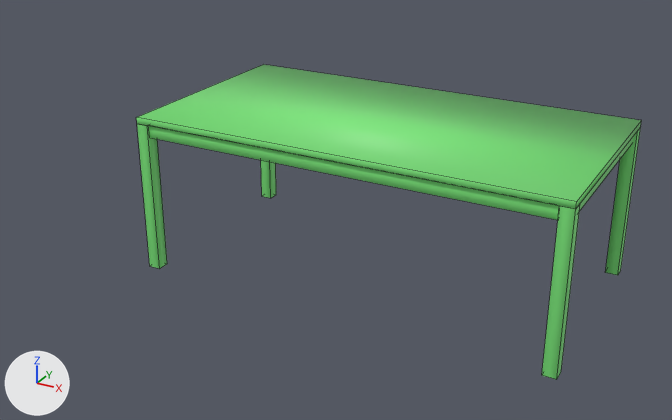
The FBX model zUMHbies_unity/Assets/Models/SimpleTable/SimpleTable.fbx: old version first, new version second.
Camera for both pictures: a camera (50 mm lens) standing at (0.0172, -0.0361, 0.0133) and looking at (-0.0031, 0.0008, -0.0051). Lighting does not change. The marker at lower left points along +X, +Y and +Z. Mesh edges are drawn as thin lines. Where no turn or scale is listed for an object, it has been applied to the vertices.

Objects in the first picture: 'Flat', 'Leg', 'Seal1', 'Seal2'.
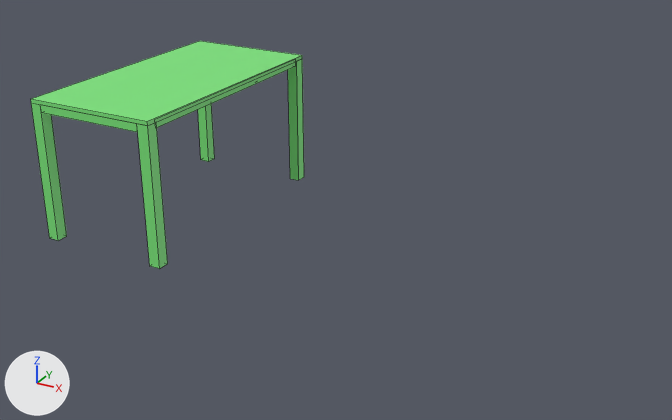
The newer file is also rescaled (x1.472), turned or shifted as a whole; pictures and numbers use the older file's frame.

Location of each change, [x1, y1, x2, y2] in pixels of the pictures (672 x 420 px):
'Flat', deleted (green)
    before: [136, 64, 642, 209]
'Top', added (green)
    after: [31, 41, 302, 132]
'Leg', reshaped
    before: [137, 124, 641, 380]
    after: [137, 122, 168, 269]
'Seal1', deleted (green)
    before: [149, 126, 559, 220]
'Leg4', added (green)
    after: [31, 103, 67, 240]
'Leg3', added (green)
    after: [288, 59, 304, 180]
'Leg2', added (green)
    after: [198, 104, 215, 162]
'Seal2', deleted
    before: [580, 137, 633, 210]
part 1 of me_leg, deleted (green)
    before: [542, 205, 580, 380]
part 2 of me_leg, deleted (green)
    before: [261, 160, 276, 198]
part 3 of me_leg, deleted (green)
    before: [605, 127, 641, 275]

Patch to the scene script:
```diff
--- a/zUMHbies_unity/Assets/Models/SimpleTable/SimpleTable.fbx.py
+++ b/zUMHbies_unity/Assets/Models/SimpleTable/SimpleTable.fbx.py
@@ me_leg @@
 me_leg.from_pydata(...)  # 32 vertices, 24 faces; spans x -0.0003..0.0197, y -0.0003..0.0102, z -0.0036..0.0036
 # used by ob_leg; location = (-0.0097, -0.00495, -0.0036)
+# me_leg part 1: the loose piece of 8 vertices spanning x 0.0191..0.0197, y -0.0003..0.0003, z -0.0036..0.0036 is deleted
+# me_leg part 2: the loose piece of 8 vertices spanning x -0.0003..0.0003, y 0.0096..0.0102, z -0.0036..0.0036 is deleted
+# me_leg part 3: the loose piece of 8 vertices spanning x 0.0191..0.0197, y 0.0096..0.0102, z -0.0036..0.0036 is deleted
 me_leg.materials.append(mat_wood)
@@ me_leg3 @@
+me_leg3.from_pydata(...)  # a box spanning x 0.0029..0.00352, y 0.00629..0.0069, z -0.00715..0.00005
+me_leg3.materials.append(mat_wood)  # green #7ce77b
@@ me_leg4 @@
+me_leg4.from_pydata(...)  # a box spanning x -0.00362..-0.00301, y -0.00669..-0.00608, z -0.00715..0.00005
+me_leg4.materials.append(mat_wood)  # green #7ce77b
@@ me_leg2 @@
+me_leg2.from_pydata(...)  # a box spanning x -0.00362..-0.00301, y 0.00629..0.0069, z -0.00715..0.00005
+me_leg2.materials.append(mat_wood)  # green #7ce77b
@@ me_top @@
+me_top.from_pydata(...)  # a box spanning x -0.00357..0.00357, y -0.00679..0.00679, z -0.0001..0.0001; a box spanning x -0.00295..0.00295, y -0.00679..-0.00659, z -0.00051..-0.0001; a box spanning x -0.00295..0.00295, y 0.00638..0.00659, z -0.00051..-0.0001; a box spanning x 0.00329..0.0035, y -0.00618..0.00618, z -0.00042..-0.00001; a box spanning x -0.0035..-0.00329, y -0.00618..0.00618, z -0.00042..-0.00001
+me_top.materials.append(mat_wood)  # green #7ce77b
@@ ob_seal1 @@
-ob_seal1 = bpy.data.objects.new('Seal1', me_seal1)
-ob_seal1.location = (0.0, 0.005, -0.0003)
@@ ob_flat @@
-ob_flat = bpy.data.objects.new('Flat', me_flat)
-ob_flat.location = (0.0, 0.0, 0.0)
@@ ob_seal2 @@
-ob_seal2 = bpy.data.objects.new('Seal2', me_seal2)
-ob_seal2.location = (0.0097, 0.0, -0.0003)
@@ ob_leg3 @@
+ob_leg3 = bpy.data.objects.new('Leg3', me_leg3)
+ob_leg3.location = (-0.0129, 0.00144, -0.00005)
@@ ob_leg4 @@
+ob_leg4 = bpy.data.objects.new('Leg4', me_leg4)
+ob_leg4.location = (-0.0129, 0.00144, -0.00005)
@@ ob_leg2 @@
+ob_leg2 = bpy.data.objects.new('Leg2', me_leg2)
+ob_leg2.location = (-0.0129, 0.00144, -0.00005)
@@ ob_top @@
+ob_top = bpy.data.objects.new('Top', me_top)
+ob_top.location = (-0.01295, 0.00154, 0.0001)
```
